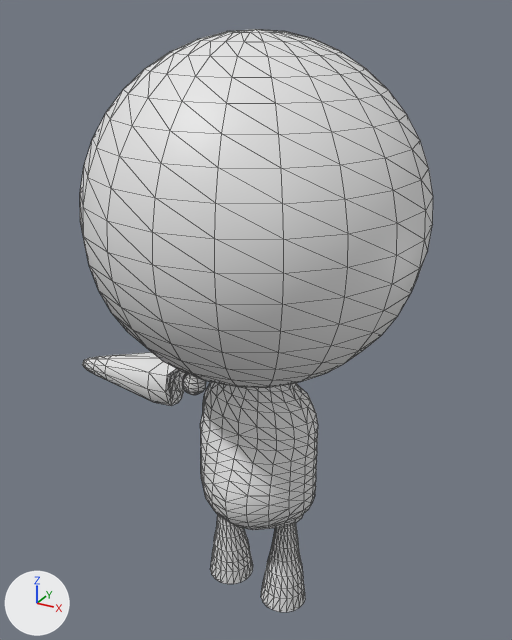
The OBJ model res/models/planetHead/exp_2.obj: old version first, new version second.
Rendered twice from a 50 mm camera at (3.33, -6.09, 7.77) aimed at (-0.14, 0.24, 4.61). Arrows for +X, +Y and +Z are at lower left; the lights stay in place. Mesh edges are drawn as thin lines. Where no turn or scale is listed for an object, it has been applied to the vertices.

The first picture shows 'exp_2'.
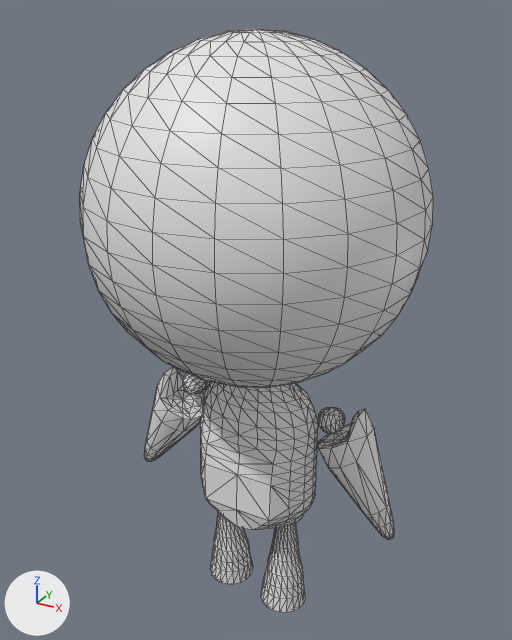
Diff of the bpy script that builds the scene:
```diff
--- a/res/models/planetHead/exp_2.obj.py
+++ b/res/models/planetHead/exp_2.obj.py
@@ me_exp_2 @@
 # used by ob_exp_2; location = (0.0, 0.0, 0.0)
-me_exp_2.from_pydata(...)  # 1316 vertices, 2608 faces; spans x -2.41..1.72, y -1.74..1.7, z 1.0..7.61
+me_exp_2.from_pydata(...)  # 1438 vertices, 2844 faces; spans x -1.72..1.72, y -1.74..1.7, z 1.0..7.61
+# me_exp_2 part 1: the loose piece of 90 vertices spanning x -2.41..-0.92, y -0.29..0.37, z 3.37..4.02 is multiplied about its middle by the matrix ((0.491, 0.094, -0.866), (-0.189, 0.982, 0.0), (0.85, 0.164, 0.5)), then moved by (0.39, 0.05, -0.65)
+# me_exp_2 part 2: the loose piece of 58 vertices spanning x -1.05..-0.76, y -0.05..0.24, z 3.55..3.85 is copied, and the copy is multiplied about its middle by the matrix ((-0.491, -0.094, 0.866), (0.189, -0.982, 0.0), (0.85, 0.164, 0.5)), then moved by (1.77, -0.01, 0.01); it spans x 0.72..1.02, y -0.06..0.24, z 3.56..3.85
+# me_exp_2 part 3: the loose piece of 90 vertices spanning x -2.41..-0.92, y -0.29..0.37, z 3.37..4.02 is copied, and the copy is multiplied about its middle by the matrix ((-0.491, -0.094, 0.866), (0.189, -0.982, 0.0), (0.85, 0.164, 0.5)), then moved by (2.92, 0.05, -0.65); it spans x 0.7..1.66, y -0.15..0.49, z 2.37..3.84
+# me_exp_2 part 4
+# 92 vertices are removed from x -1.05..0.41, y -0.7..0.51, z 2.38..3.85
+# 210 faces are deleted
+# 13 vertices in x -0.23..0.21, y 0.51..0.54, z 2.7..3.18 move by (0.0, 0.0, -0.23)
+# 66 vertices are added at x -1.04..0.29, y -0.46..0.51, z 2.41..3.85
+# 158 new faces join them
```

Boxes (x1, y1, x2, y2) around the edits, measured in the pictures (512 x 640 px; the box of a moved part takes in the faces that stretch with it):
part 1 of me_exp_2, moved or reshaped: before (82, 352, 185, 406); after (144, 367, 204, 462)
part 2 of me_exp_2, added: after (318, 407, 345, 433)
part 3 of me_exp_2, added: after (317, 409, 395, 540)
part 4 of me_exp_2, moved or reshaped: before (182, 373, 290, 530); after (183, 373, 290, 530)
